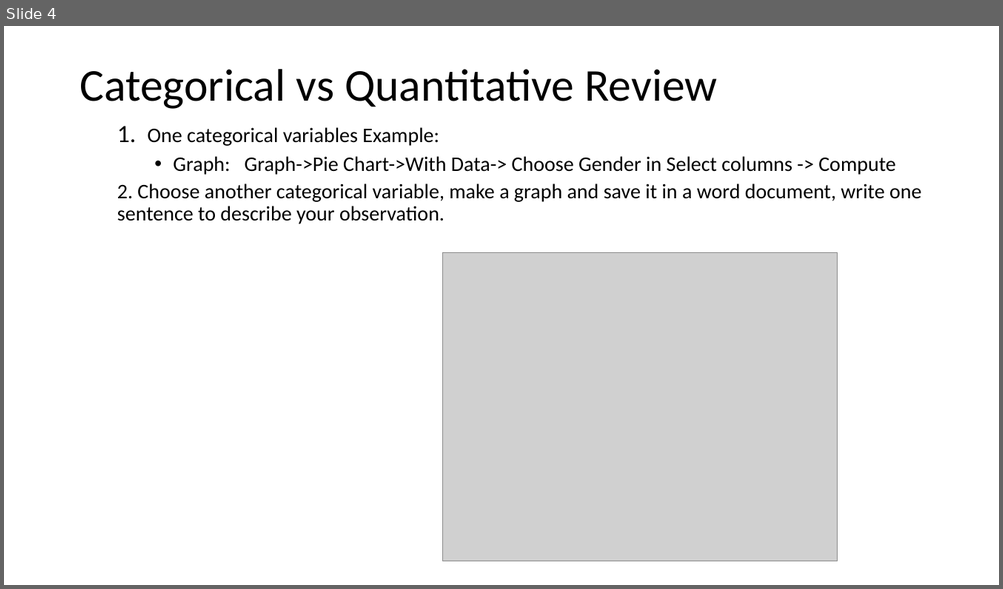
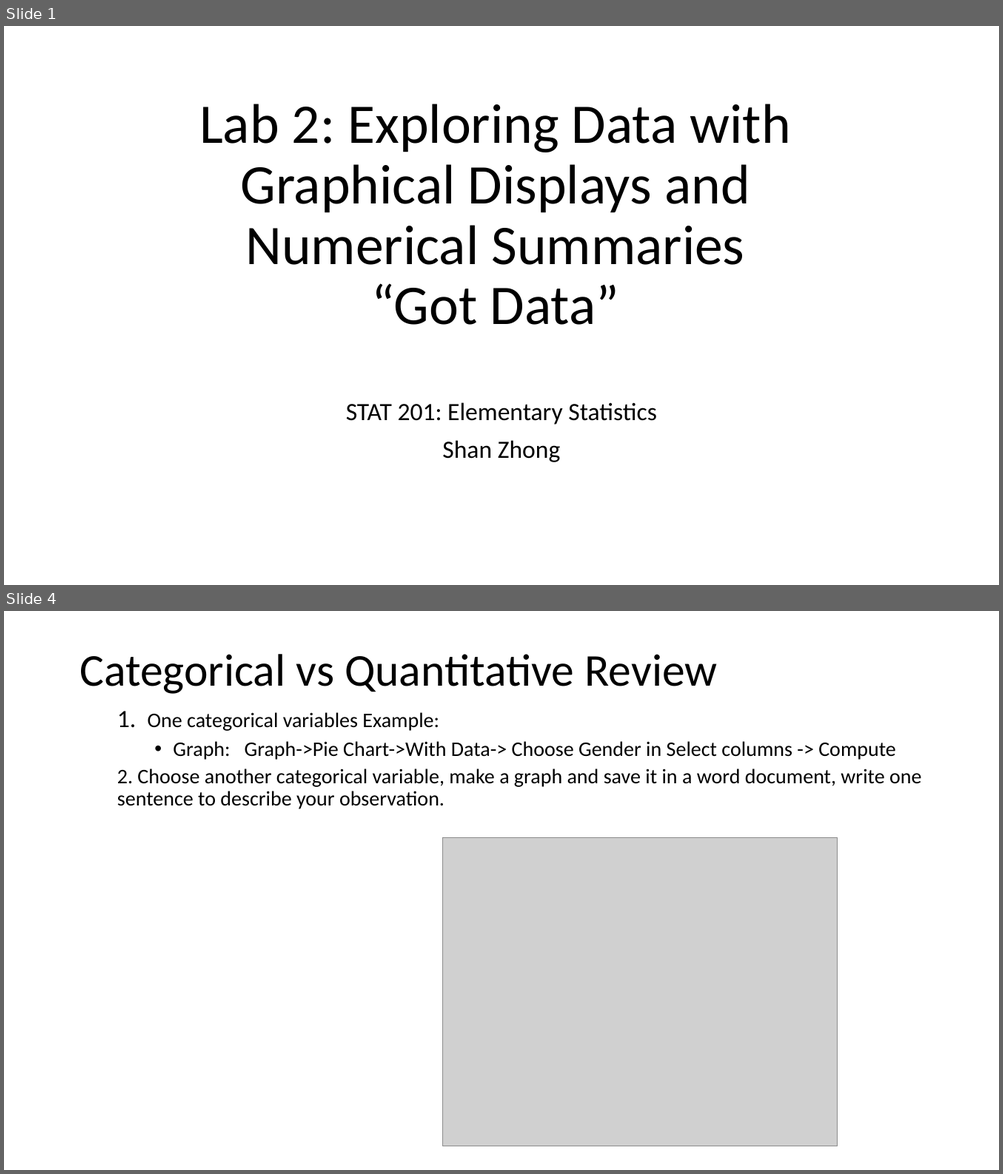
Before and after one commit to Shanlearning/Stat201-Fall, a slide deck: Lab2/Lab 2.pptx. Shown one above the other, each under a label of ours: slide 4 before the commit, slides 1 and 4 after it; the slides between them are not shown. The pictures are 1003x589 and 1003x1174 pixels, drawn with LibreOffice and Linux fonts; fonts in the diff are those of the drawing; grey boxes stand for pictures. Boxes give left, top, right and bottom in pixels: in the first picture for what was removed or moved away, otherwise in the second. Text is boxed around its words. In the diff, an @@ line names an element or a change of style, - is before the commit and + after.

Commit message:
Shan

```diff
--- a/Lab2/Lab 2.pptx
+++ b/Lab2/Lab 2.pptx
@@ slide 1 added at (4,26,999,585), background #CCE8CF @@
@@ title added at (199,104,790,325), 54 pt, text #000000 @@
+Lab 2: Exploring Data with Graphical Displays and Numerical Summaries
+“Got Data”
@@ subtitle added at (346,403,657,463), 24 pt, text #000000 @@
+STAT 201: Elementary Statistics
+Shan Zhong
```
Also in this commit, not shown: 2 other slides added, 4 slides removed, 2 other files.
